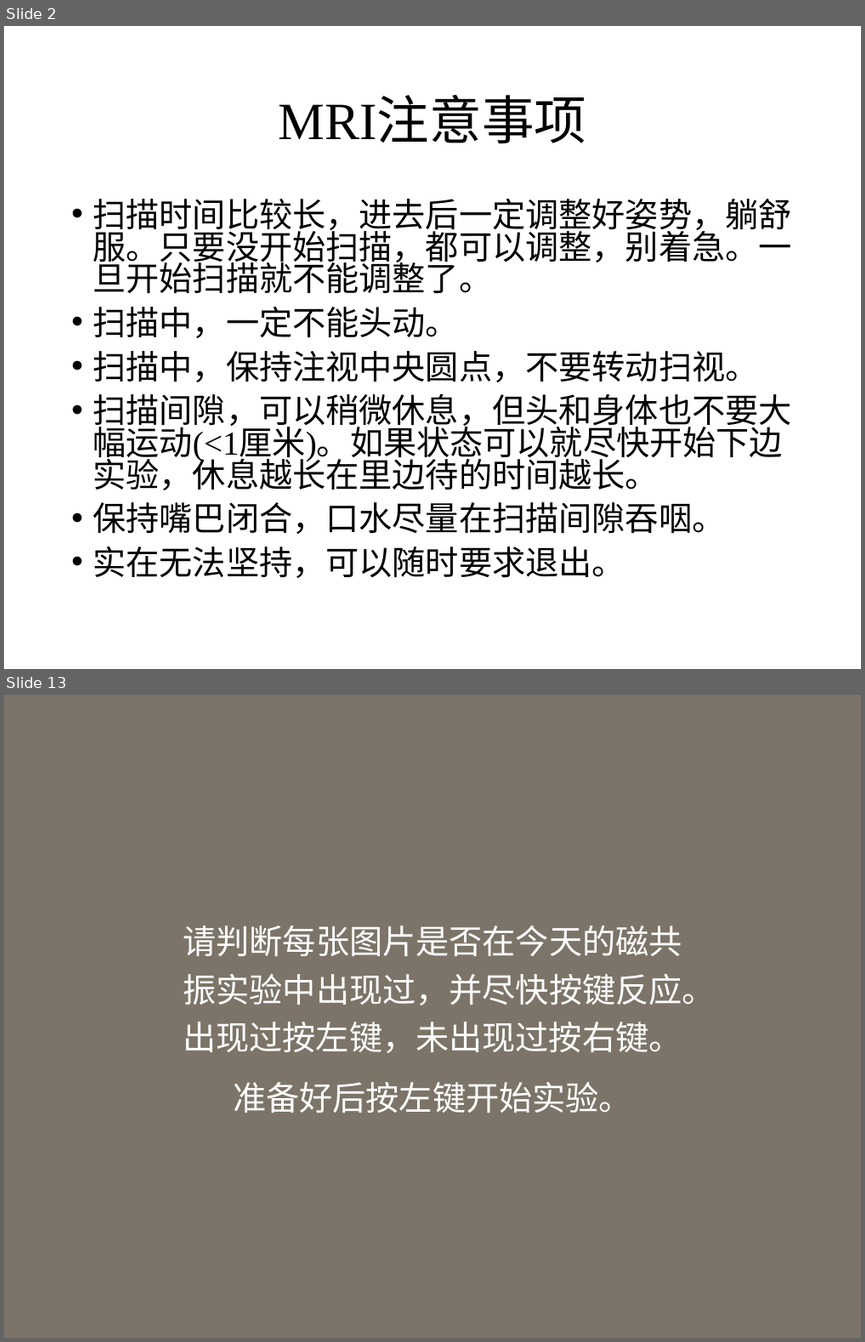
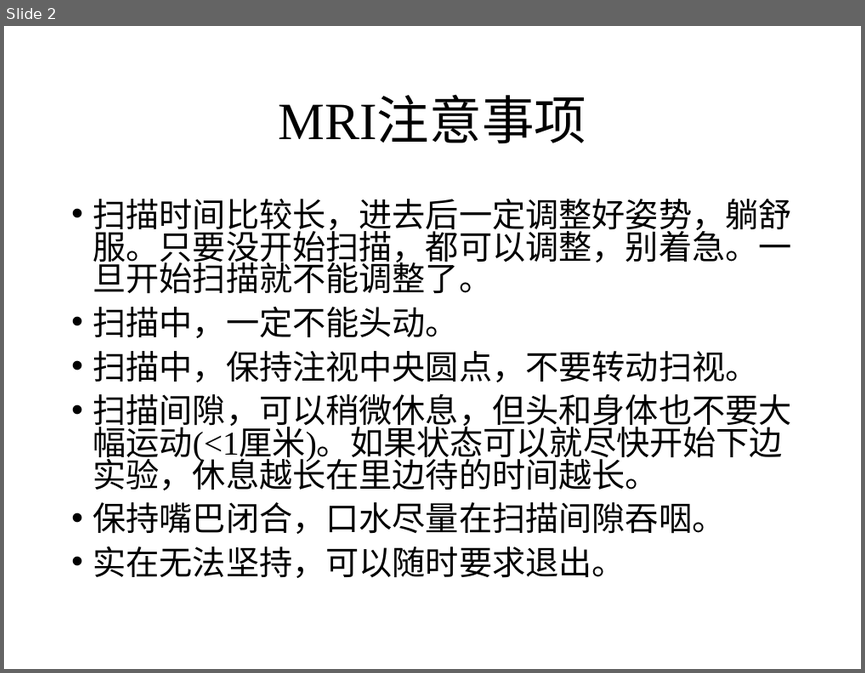
Before and after one commit to Yuxuan-Dai-psycho/NaturalVisionProject, a slide deck: action/instruction/instruction.pptx. Shown one above the other, each under a label of ours: slides 2 and 13 before the commit, slide 2 after it; the slides between them are not shown. The pictures are 865x1342 and 865x673 pixels, drawn with LibreOffice and Linux fonts; fonts in the diff are those of the drawing. Boxes give left, top, right and bottom in pixels: in the first picture for what was removed or moved away, otherwise in the second. Text is boxed around its words. In the diff, an @@ line names an element or a change of style, - is before the commit and + after.

```diff
--- a/action/instruction/instruction.pptx
+++ b/action/instruction/instruction.pptx
@@ slide 13 removed at bbox=[4, 695, 861, 1338], background #7C7468 @@
@@ subtitle removed at bbox=[182, 925, 715, 1112] @@
-请判断每张图片是否在今天的磁共振实验中出现过，并尽快按键反应。出现过按左键，未出现过按右键。
-准备好后按左键开始实验。
```
Also in this commit, not shown: 8 slides changed, 6 other slides removed, 8 other files.
